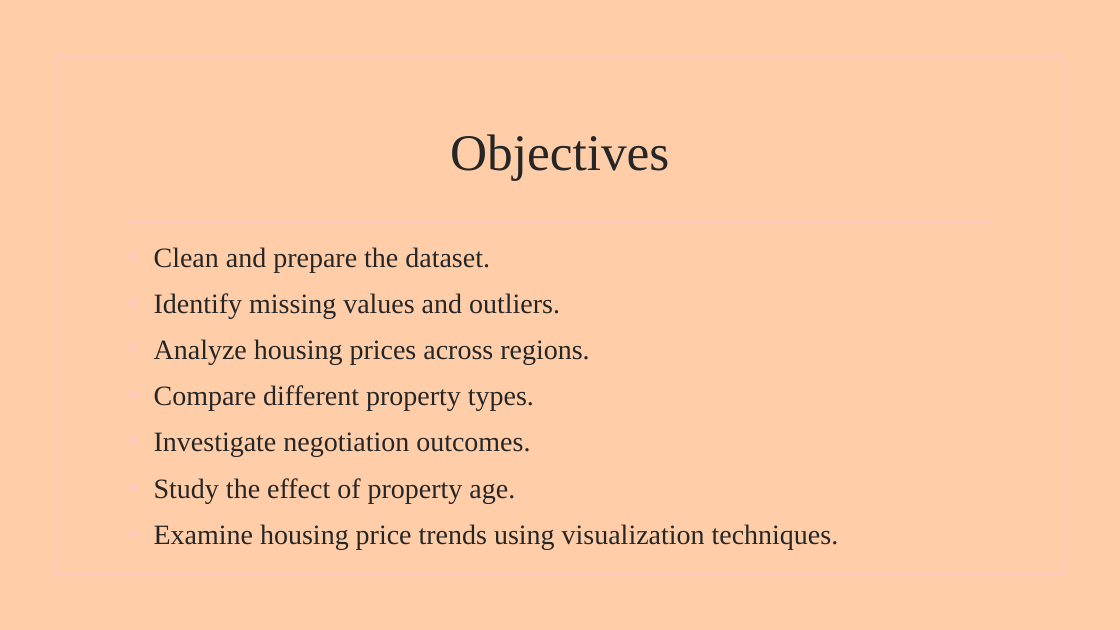
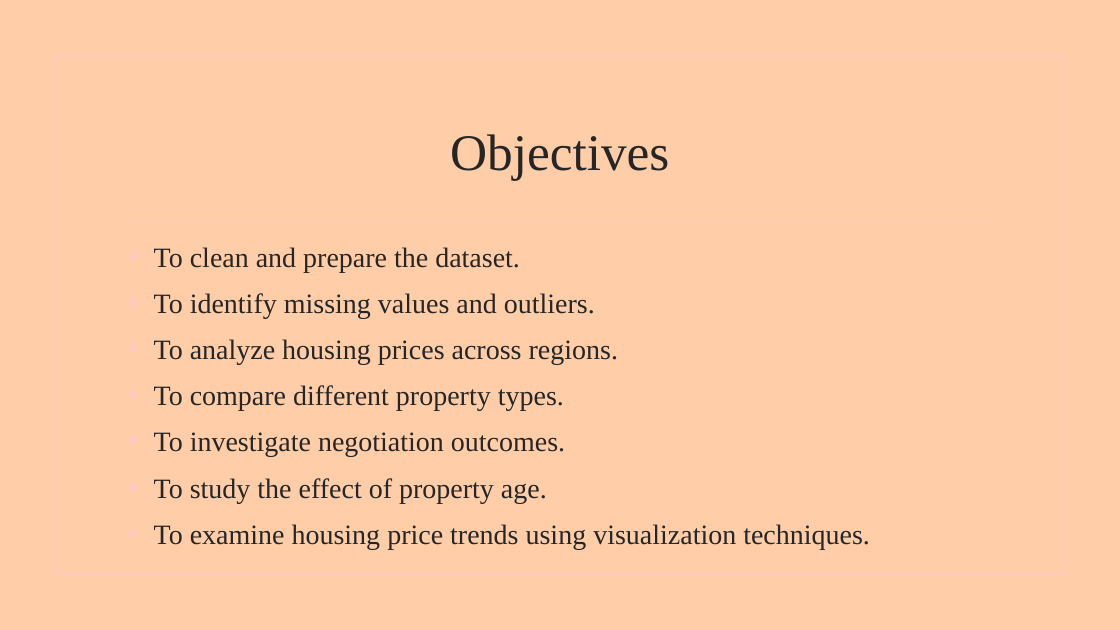
Before and after one commit to Ayomikun721/EXPLORATORY-DATA-ANALYSIS, a slide deck: slide 7 of AYOMIKUN EDA.pptx. Drawn at 1120x630 pixels with LibreOffice and Linux fonts; fonts in the diff are those of the drawing; background and template pictures are left out. Boxes give left, top, right and bottom in pixels: in the first picture for what was removed or moved away, otherwise in the second. Text is boxed around its words. In the diff, an @@ line names an element or a change of style, - is before the commit and + after.

```diff
--- a/AYOMIKUN EDA.pptx
+++ b/AYOMIKUN EDA.pptx
@@ text at (x1=154, y1=247, x2=870, y2=549): text changed @@
-• Clean and prepare the dataset.
-• Identify missing values and outliers.
-• Analyze housing prices across regions.
-• Compare different property types.
-• Investigate negotiation outcomes.
-• Study the effect of property age.
-• Examine housing price trends using visualization techniques.
+• To clean and prepare the dataset.
+• To identify missing values and outliers.
+• To analyze housing prices across regions.
+• To compare different property types.
+• To investigate negotiation outcomes.
+• To study the effect of property age.
+• To examine housing price trends using visualization techniques.
```
Also in this commit, not shown: 5 other slides changed, 1 slide added, 2 other files.
